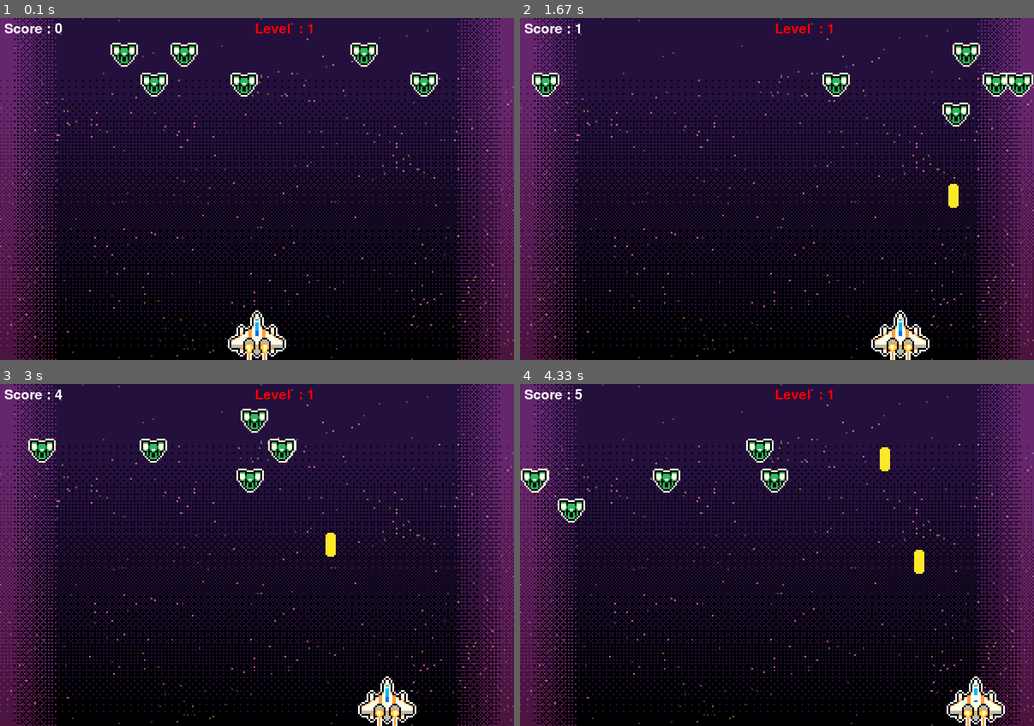
Above: before the commit, frames 1-4 (two rows, left to right).
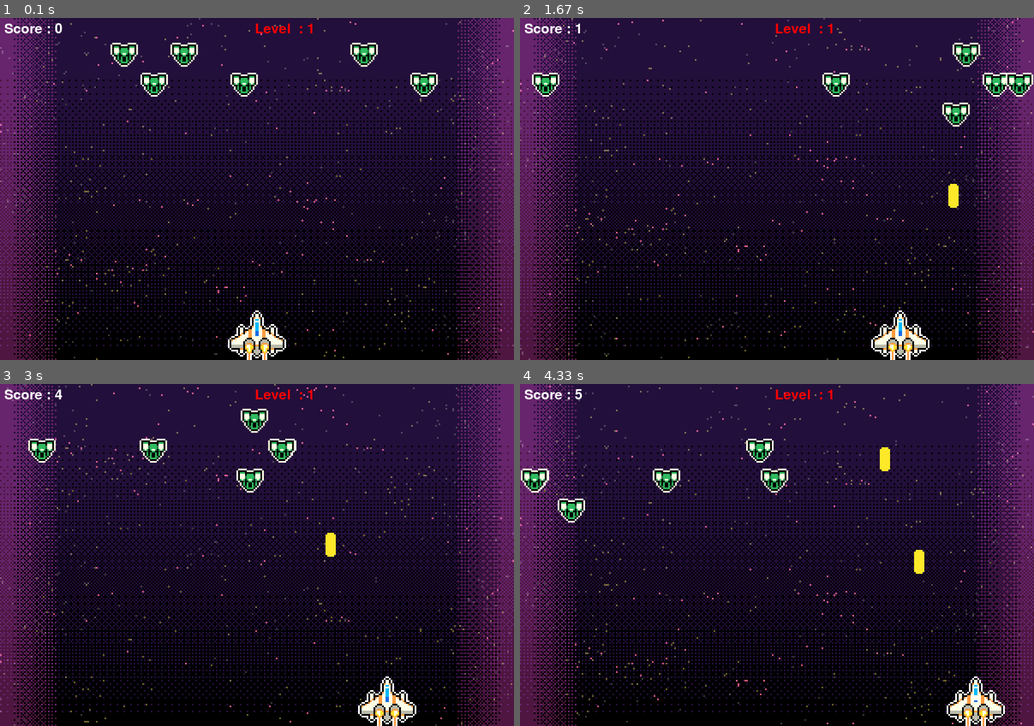
Above: after the commit, the same moments.

Repository: JuneonChoi/PySpaceInvaders
Game: pygame game, started from MyGame/PySpaceInvaders.py
Two runs of this game, one before a commit and one after it. Both use one fixed random seed, a clock stepped at 60 frames per second and the inputs below.
Inputs:
- Up to frame 1 (0.1 s): no input
- Up to frame 2 (1.67 s): hold Right 0.33-0.8 s; hold Right 0.83-1.3 s; tap Space at 0.9, 1.2, 1.4 s; hold Left from 1.33 s (still down)
- Up to frame 3 (3 s): tap Space at 1.7, 1.97, 2.27, 2.4, 2.7 s; release Left at 1.87 s; hold Left 1.9-2.3 s; hold Right 2.33-2.97 s
- Up to frame 4 (4.33 s): hold Left 3-3.47 s; tap Space at 3.07, 3.37, 3.57, 3.87, 4.07 s; hold Right 3.5-3.97 s; hold Right from 4 s (still down)

The runs differ from the first frame. In frame 1, 1.4% of the frame differs, in the area x 0-100%, y 0-100%; in frame 2, 1.4%; in frame 3, 1.4%; in frame 4, 1.4%.

Commit message:
feat: Add parallax animation to background

Diff:
--- a/MyGame/PySpaceInvaders.py
+++ b/MyGame/PySpaceInvaders.py
@@ -16,7 +16,14 @@
 screen = pygame.display.set_mode((s_width, s_height))
 
 # Background
-background = pygame.image.load('background.png')
+
+backgroundImgs = []
+
+for i in range(150):
+    backgroundImgs.append(pygame.image.load('background/background'+ str(i+1) +'.png'))
+
+backgroundImg_index = 0
+backgroundImg = backgroundImgs[backgroundImg_index]
 
 # Sound
 mixer.music.load("background.wav")
@@ -145,7 +152,8 @@
         screen.fill(black)
 
         # Background Image
-        screen.blit(background, (0, 0))
+        global backgroundImg
+        screen.blit(backgroundImg, (0, 0))
 
         #control
         for event in pygame.event.get():
@@ -260,6 +268,12 @@
             bulletImg_index = 0
         bulletImg = bulletImgs[bulletImg_index]
 
+        global backgroundImg_index
+        backgroundImg_index += 1
+        if backgroundImg_index >= len(backgroundImgs):
+            backgroundImg_index = 0
+        backgroundImg = backgroundImgs[backgroundImg_index]
+
         pygame.display.flip()
         clock.tick(60)
 
Binary file removed: MyGame/background.png
Binary file added: MyGame/background/background1.png
Binary file added: MyGame/background/background10.png
Binary file added: MyGame/background/background100.png
Binary file added: MyGame/background/background101.png
Binary file added: MyGame/background/background102.png
Binary file added: MyGame/background/background103.png
Binary file added: MyGame/background/background104.png
Binary file added: MyGame/background/background105.png
Binary file added: MyGame/background/background106.png
Binary file added: MyGame/background/background107.png
Binary file added: MyGame/background/background108.png
(and 139 more such lines)
